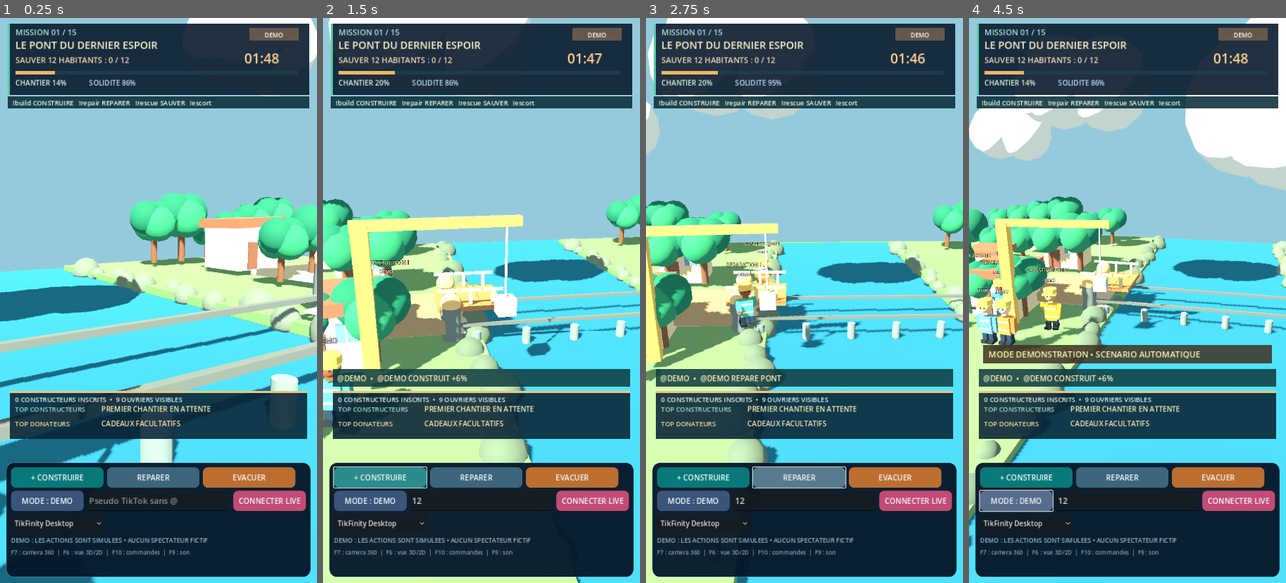
Above: before the commit, frames 1-4 (left to right).
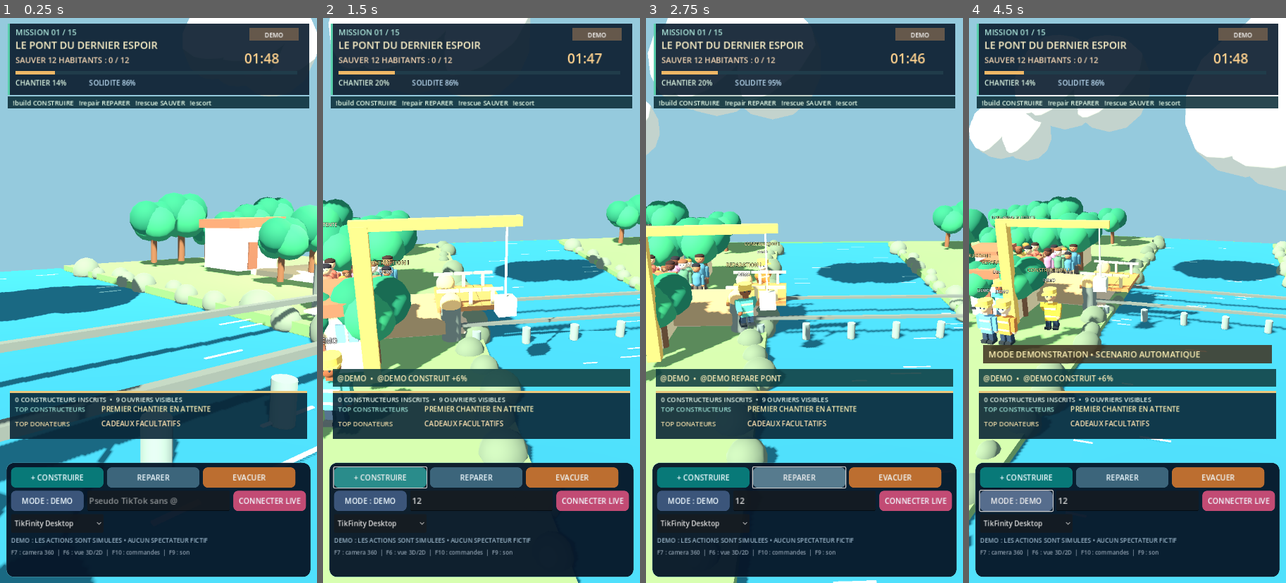
Above: after the commit, the same moments.

Repository: Hsergo/LIVE-BATTLES
Game: Godot game, scene res://main.tscn
Same seed, same stepped clock (60 frames per second), same inputs: the game is played once before the commit and once after it.
Inputs (mouse positions are in pixels of both pictures, inside the frame that each line leads up to):
- Up to frame 1 (0.25 s): no input
- Up to frame 2 (1.5 s): click (481, 498) at 0.52 s; type "12" at 0.6 s; click "+ CONSTRUIRE" at 1.25 s
- Up to frame 3 (2.75 s): click "REPARER" at 2 s
- Up to frame 4 (4.5 s): click "EVACUER" at 2.75 s; click "MODE : DEMO" at 3.5 s; click "MODE : LIVE" at 4.25 s

The runs differ from the first frame. In frame 1, 0.4% of the frame differs, in the area x 0-100%, y 33-79%; in frame 2, 0.5%; in frame 3, 0.8%; in frame 4, 0.9%, in the area x 7-97%, y 35-76%.

Commit message:
feat(3d): integrate civilian evacuation crowds, maritime boats only, animated water, rainfall and refuge lighting

Diff:
--- a/rescue/game/scripts/world_3d.gd
+++ b/rescue/game/scripts/world_3d.gd
@@ -10,6 +10,9 @@
 var state: RefCounted
 var live_mode := false
 var terrain: Node3D
+var civilians: Node3D
+var rain: Array[MeshInstance3D] = []
+var light_refuge: OmniLight3D
 var camera: Camera3D
 var sunlight: DirectionalLight3D
 var water: MeshInstance3D
@@ -149,6 +152,8 @@
 	boats.clear()
 	roof_parts.clear()
 	water_foam.clear()
+	rain.clear()
+	civilians = null
 	last_event = 0
 	last_saved = 0
 	# Generous terrain so full orbit never reveals a void.
@@ -201,6 +206,10 @@
 			_build_bridge()
 	_build_crane()
 	_build_boats()
+	_build_environment_details()
+	civilians = load("res://scripts/villagers_3d.gd").new()
+	terrain.add_child(civilians)
+	civilians.call("setup",state,site_type)
 	_update_segments(float(state.get("progress")))
 	_sync_workers()
 
@@ -538,19 +547,19 @@
 		rig.rotation.y = lerp_angle(rig.rotation.y,0.6 if fighting else -0.25,minf(1.0,delta*2.0))
 
 func _animate_rescues() -> void:
-	var idx := 0
-	for boat in boats:
-		boat.visible = false
-		var crossing: Array = state.get("crossings")
-		if idx < crossing.size():
-			var p := float(crossing[idx].get("p",0.0))
-			boat.visible = true
-			if str(state.call("scenario_info").get("site_type")) == "lighthouse":
-				boat.position = Vector3(-5.7+p*11.4,-0.19,2.4+float(idx)*1.4)
-			else:
-				boat.position = Vector3(-6.2+p*12.4,1.13,0.25+float(idx)*0.52)
-			boat.rotation.y = -0.4 if str(state.call("scenario_info").get("site_type")) == "lighthouse" else 0.0
-		idx += 1
+	# Boats are a real visual only during maritime rescue missions.
+	var is_maritime := str(state.call("scenario_info").get("site_type")) == "lighthouse"
+	var moving: Array = state.get("crossings")
+	for i in range(boats.size()):
+		var boat: Node3D = boats[i]
+		boat.visible = is_maritime and i < moving.size()
+		if boat.visible:
+			var crossing: Dictionary = moving[i]
+			var p := float(crossing.get("p",0.0))
+			var lane := float(crossing.get("lane",0))
+			boat.position = Vector3(-5.8+p*11.6,-0.14+sin(clock*2.4+lane)*0.08,2.4+lane*0.6)
+			boat.rotation.y = -0.3+sin(clock*1.3+float(i))*0.12
+
 
 func _process(delta: float) -> void:
 	if state == null:
@@ -594,6 +603,9 @@
 		_sync_workers()
 	_animate_workers(d)
 	_animate_rescues()
+	if civilians != null and is_instance_valid(civilians):
+		civilians.call("sync",d)
+	_animate_environment(d)
 
 func visible_workers() -> int:
 	return actors.size()
@@ -606,3 +618,51 @@
 
 func camera_mode_next() -> void:
 	orbit_enabled = not orbit_enabled
+
+func _build_environment_details() -> void:
+	# Curved river surface detail, moving rain and a refuge light,
+	# without external shaders or purchased assets.
+	for i in range(26):
+		var x := randf_range(-5.1,5.1)
+		var z := randf_range(-18.5,18.5)
+		var ripple := _box(terrain,Vector3(x,-0.50,z),Vector3(randf_range(0.45,1.5),0.025,0.06),Color("#90d5dc"))
+		water_foam.append(ripple)
+	for i in range(34):
+		var streak := _box(terrain,Vector3(randf_range(-22,22),randf_range(2.0,11.0),randf_range(-18,18)),
+			Vector3(0.022,randf_range(0.42,1.1),0.022),Color("#a9dce8"))
+		streak.visible = false
+		rain.append(streak)
+	light_refuge = OmniLight3D.new()
+	light_refuge.position = Vector3(12.4,4.2,-5.0)
+	light_refuge.light_color = Color("#ffe0ab")
+	light_refuge.light_energy = 1.15
+	light_refuge.omni_range = 10.0
+	terrain.add_child(light_refuge)
+
+func _animate_environment(delta: float) -> void:
+	var stage := int(state.get("weather_stage"))
+	var flood := float(state.get("flood_level"))
+	for i in range(water_foam.size()):
+		var wave: MeshInstance3D = water_foam[i]
+		var pos := wave.position
+		pos.z += delta*(1.1+flood*3.8+float(i%3)*0.12)
+		if pos.z > 19.8:
+			pos.z = -19.8
+		pos.y = water.position.y+0.16+sin(clock*2.8+float(i))*0.025
+		wave.position = pos
+	for i in range(rain.size()):
+		var drop: MeshInstance3D = rain[i]
+		drop.visible = stage > 0
+		if stage > 0:
+			drop.position.y -= delta*(6.5+float(i%7)+float(stage)*1.9)
+			drop.position.x += delta*(1.0+float(stage)*1.7)
+			if drop.position.y < 0.8 or drop.position.x > 26.0:
+				drop.position = Vector3(randf_range(-20.0,20.0),randf_range(9.0,15.0),randf_range(-17.0,17.0))
+	if light_refuge != null:
+		light_refuge.light_energy = 1.15+0.13*sin(clock*1.8)
+
+func visible_civilians() -> int:
+	return int(civilians.call("visible_count")) if civilians != null else 0
+
+func crossing_civilians() -> int:
+	return int(civilians.call("movement_count")) if civilians != null else 0
